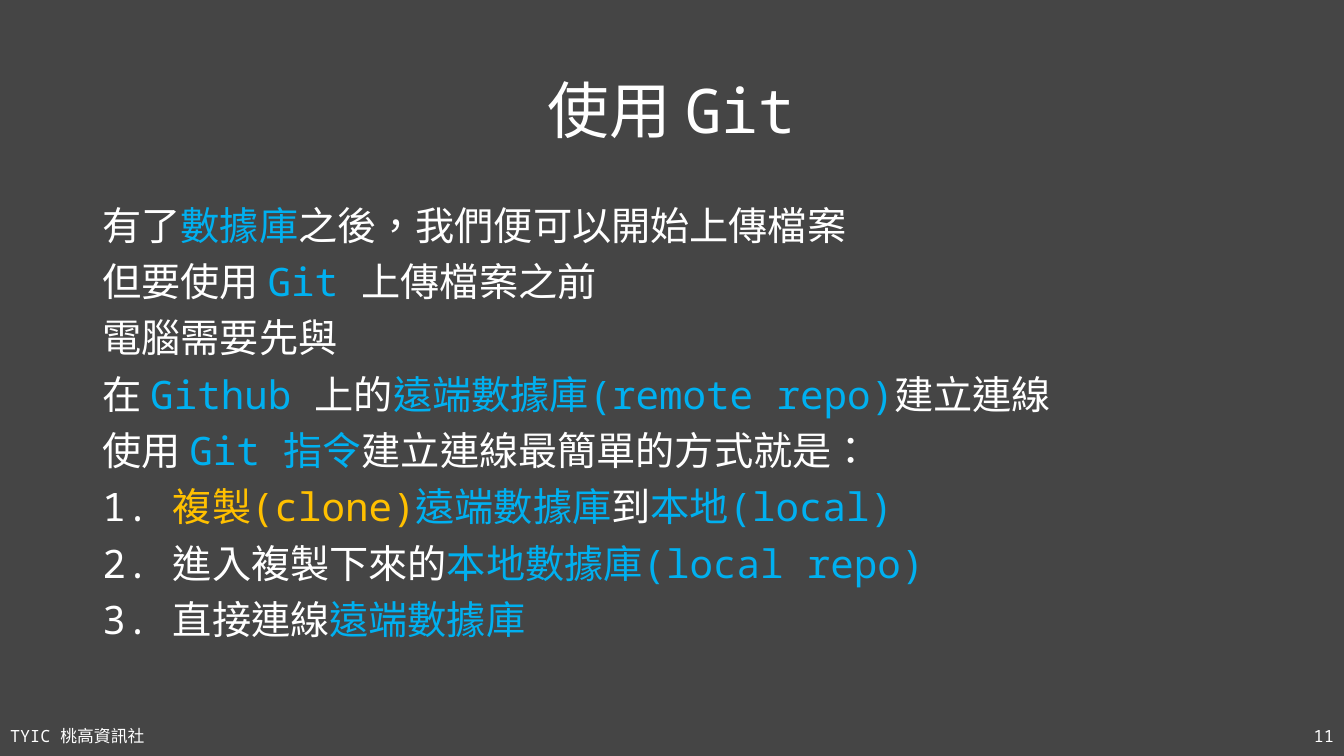
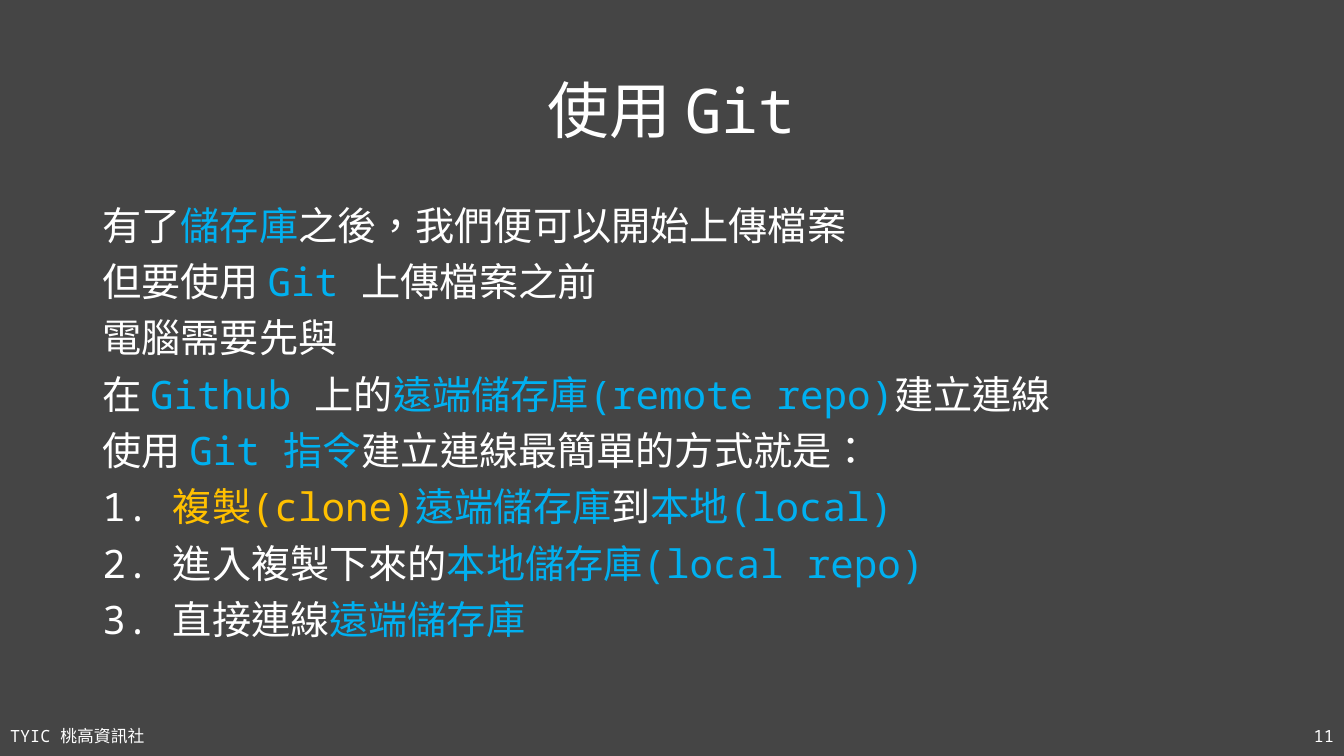
Before and after one commit to TYSHIC/slides, a slide deck: slide 11 of ppt/16_Git 與 Github.pptx. Drawn at 1344x756 pixels with LibreOffice and Linux fonts; fonts in the diff are those of the drawing. Boxes give left, top, right and bottom in pixels: in the first picture for what was removed or moved away, otherwise in the second. Text is boxed around its words. In the diff, an @@ line names an element or a change of style, - is before the commit and + after.

```diff
--- a/ppt/16_Git 與 Github.pptx
+++ b/ppt/16_Git 與 Github.pptx
@@ text at bbox=[102, 207, 846, 244]: text changed @@
-有了數據庫之後，我們便可以開始上傳檔案
+有了儲存庫之後，我們便可以開始上傳檔案
@@ text at bbox=[102, 376, 1051, 419]: text changed @@
-在 Github 上的遠端數據庫(remote repo)建立連線
+在 Github 上的遠端儲存庫(remote repo)建立連線
@@ text at bbox=[102, 488, 924, 637]: text changed @@
-1. 複製(clone)遠端數據庫到本地(local)
-2. 進入複製下來的本地數據庫(local repo)
-3. 直接連線遠端數據庫
+1. 複製(clone)遠端儲存庫到本地(local)
+2. 進入複製下來的本地儲存庫(local repo)
+3. 直接連線遠端儲存庫
```
Also in this commit, not shown: 19 other slides changed, 4 other files.
